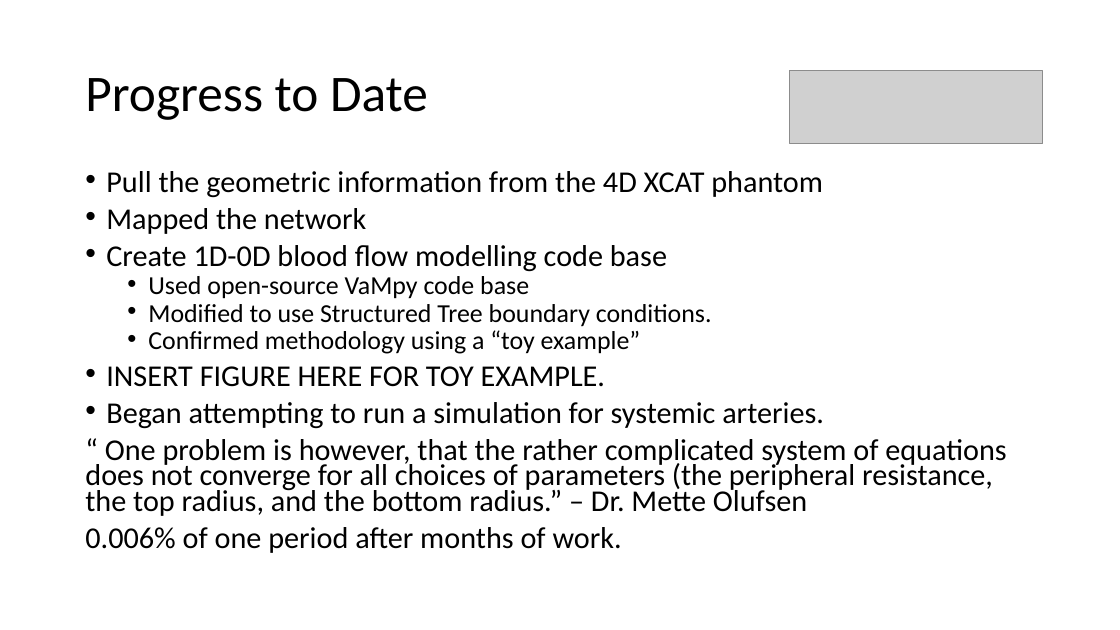
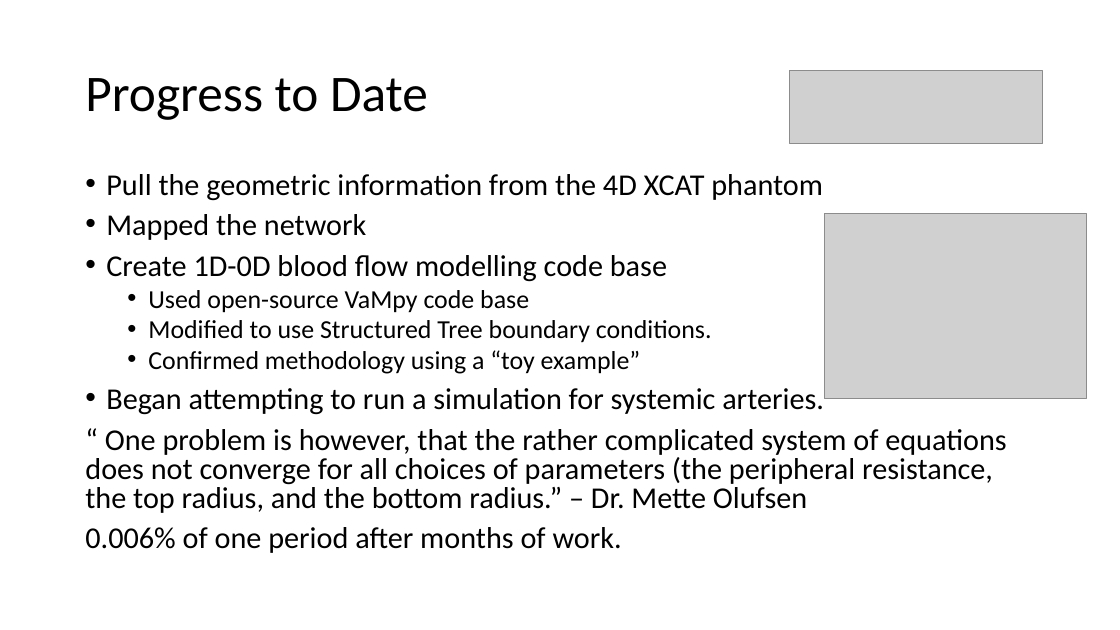
Before and after one commit to CNorthwayMedPhys/Full-Body-Flow-Model-Project, a slide deck: slide 8 of Working Documents/Committee Meeting.pptx (slide 7 before the commit). Drawn at 1120x630 pixels with LibreOffice and Linux fonts; fonts in the diff are those of the drawing; grey boxes stand for pictures. Boxes give left, top, right and bottom in pixels: in the first picture for what was removed or moved away, otherwise in the second. Text is boxed around its words. In the diff, an @@ line names an element or a change of style, - is before the commit and + after.

```diff
--- a/Working Documents/Committee Meeting.pptx
+++ b/Working Documents/Committee Meeting.pptx
@@ text "Pull the geometric information from ..." at <box>85,174,1006,553</box>: line spacing 0.7 to 0.8 @@
@@ picture added at <box>824,213,1086,398</box> @@
@@ text at <box>106,366,605,387</box>: paragraph removed @@
-• INSERT FIGURE HERE FOR TOY EXAMPLE.
```
Also in this commit, not shown: 1 other slide changed, 1 slide added, 3 other files.
